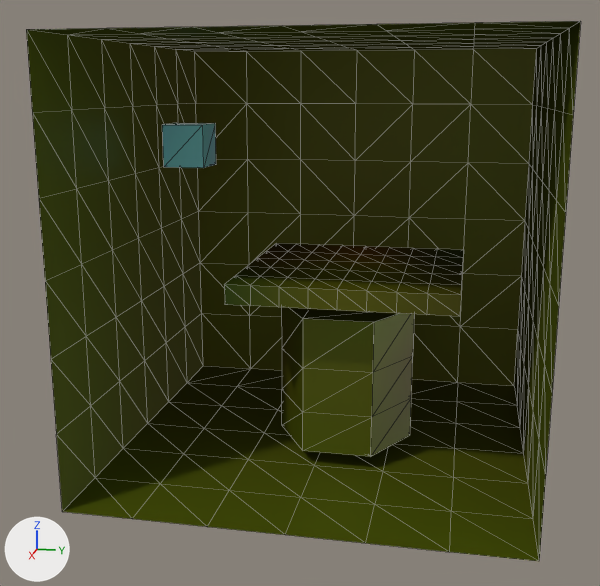
Two versions of the glTF model solver.glb, one commit apart.
Camera for both pictures: a 50 mm lens placed at (12.06, 1.95, 3.35), pointed at (0.23, -0.42, 0.39). The axes (+X, +Y, +Z) are drawn at lower left. The lights are the same throughout. Mesh edges are drawn as thin lines. Where no turn or scale is listed for an object, it has been applied to the vertices. Vertices at the same position are counted once.
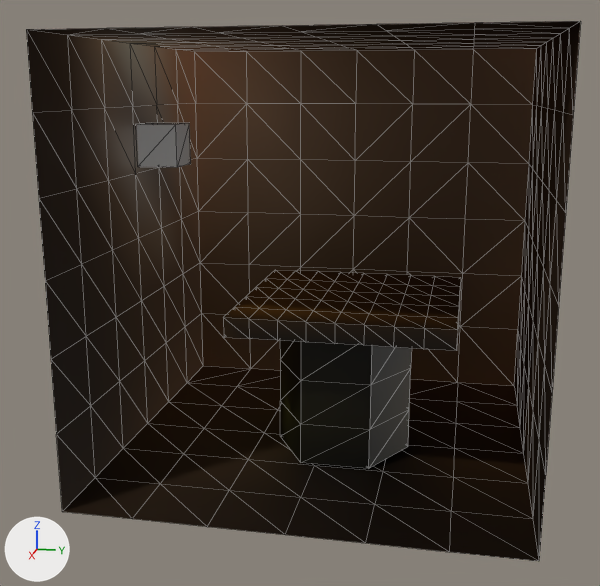
The newer file is also turned or shifted as a whole; pictures and numbers use the older file's frame.

Where the change shows, as pixel boxes [x1, y1, x2, y2] in the pictures (600 x 586 px):
'Cube.002', recoloured, moved
    before: [224, 243, 464, 316]
    after: [223, 270, 461, 351]
'Cylinder', recoloured, moved (yellow to black)
    before: [281, 307, 414, 457]
    after: [280, 341, 411, 468]
'Cube.001', recoloured, moved (cyan to white)
    before: [162, 123, 216, 168]
    after: [137, 123, 191, 167]
part 1 of me_cube_002, recoloured
    before: [237, 243, 464, 281]
    after: [235, 270, 461, 314]
part 2 of me_cube_002, recoloured
    before: [224, 251, 464, 316]
    after: [223, 282, 461, 351]
part 3 of me_cube_002, recoloured
    before: [250, 279, 459, 316]
    after: [249, 311, 456, 351]
part 5 of me_cylinder, recoloured (yellow to black)
    before: [282, 308, 414, 457]
    after: [280, 341, 411, 468]
part 6 of me_cylinder, recoloured
    before: [281, 307, 413, 417]
    after: [280, 341, 411, 429]
part 7 of me_cylinder, recoloured
    before: [282, 349, 303, 425]
    after: [280, 360, 301, 436]
part 8 of me_cube_003, recoloured
    both: [26, 21, 581, 561]

What changed in the scene script:
```text
Change me_cube_002:
    where me_cube_002.from_pydata(...)  # 108 vertices, 212 faces; spans x -1.0..1.0, y -1.0..1.0, z -1.0..1.0
    used by ob_cube_002; location = (-0.02, 0.37, 0.65); scale = (-1.57, -1.57, -0.141)
    me_cube_002 part 1: 84 faces centred in x -0.5..1.0, y -0.91..1.0, z -1.0..1.0 are repainted in the vertex colours; the middle colour goes from brown #674200 to brown #683d00
    me_cube_002 part 2: 68 faces centred in x -1.0..1.0, y -1.0..1.0, z -1.0..1.0 are repainted in the vertex colours; the middle colour goes from dark yellow #565100 to brown #482500
    me_cube_002 part 3: 60 faces centred in x -1.0..0.43, y -0.91..0.69, z -1.0..1.0 are repainted in the vertex colours; the middle colour goes from dark yellow #696900 to black #170d00
Change me_cube_001:
    where me_cube_001.from_pydata(...)  # 8 vertices, 12 faces; spans x -0.32..0.32, y -0.32..0.32, z -0.32..0.32
    used by ob_cube_001; location = (-0.44, -2.3, 2.5)
    me_cube_001 part 4: 12 faces centred in x -0.32..0.32, y -0.32..0.32, z -0.32..0.32 are repainted in the vertex colours; the middle colour goes from cyan #9ff3fd to white #ffffff
Change me_cylinder:
    where me_cylinder.from_pydata(...)  # 24 vertices, 44 faces; spans x -0.87..0.87, y -1.0..1.0, z -1.0..1.0
    used by ob_cylinder; location = (0.16, 0.28, -0.78)
    me_cylinder part 5: 22 faces centred in x -0.58..0.87, y -0.67..0.83, z -1.0..1.0 are repainted in the vertex colours; the middle colour goes from dark yellow #666d04 to black #191506
    me_cylinder part 6: 8 faces centred in x -0.87..0.29, y -0.83..0.83, z -0.8..0.76 are repainted in the vertex colours; the middle colour goes from dark yellow #645805 to brown #32270a
    me_cylinder part 7: 5 faces centred in x -0.87..0.58, y -0.83..-0.17, z -0.8..0.04 are repainted in the vertex colours; the middle colour goes from dark yellow #656504 to dark yellow #3d3811
Change me_cube_003:
    where me_cube_003.from_pydata(...)  # 193 vertices, 360 faces; spans x -3.0..3.0, y -3.0..3.0, z -3.0..3.0
    used by ob_cube; location = (0.0, -0.02, 1.0)
    me_cube_003 part 8: 360 faces centred in x -3.0..2.67, y -3.0..3.0, z -3.0..3.0 are repainted in the vertex colours; the middle colour goes from dark yellow #686c0b to brown #66462a
Change ob_cube_002:
    ob_cube_002.location: (-0.02, 0.37, 0.65) -> (-0.02, 0.35, 0.19)
Change ob_cube_001:
    ob_cube_001.location: (-0.44, -2.3, 2.5) -> (-0.44, -2.72, 2.5)
Change ob_cylinder:
    ob_cylinder.location: (0.16, 0.28, -0.78) -> (0.16, 0.25, -0.97)
```
